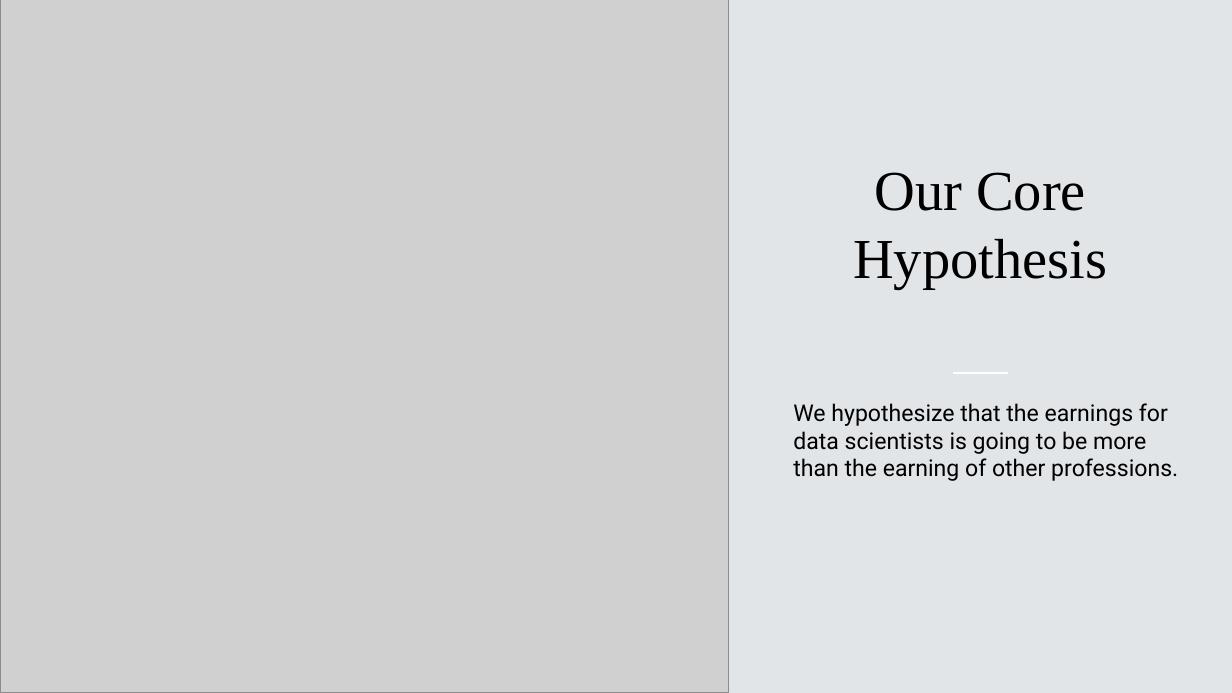
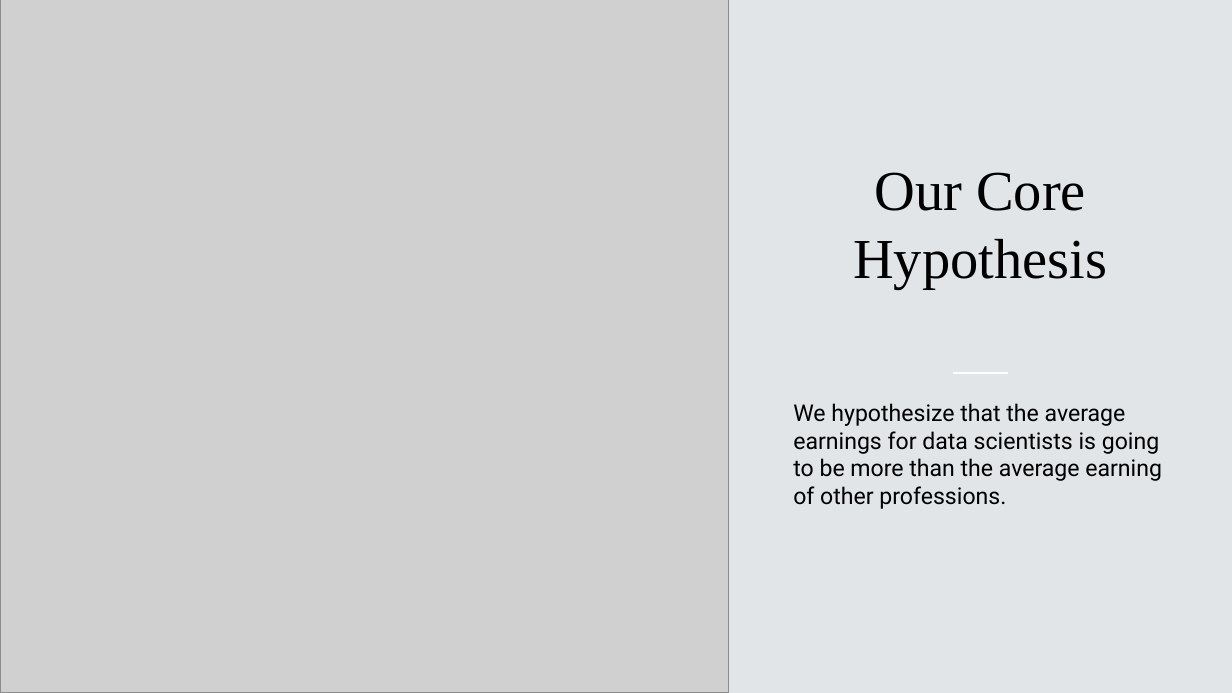
Before and after one commit to RBarbosa92/project-one, a slide deck: slide 4 of Flying Ninjas FINAL (1).pptx. Drawn at 1232x693 pixels with LibreOffice and Linux fonts; fonts in the diff are those of the drawing; grey boxes stand for pictures. Boxes give left, top, right and bottom in pixels: in the first picture for what was removed or moved away, otherwise in the second. Text is boxed around its words. In the diff, an @@ line names an element or a change of style, - is before the commit and + after.

Commit message:
updated file

```diff
--- a/Flying Ninjas FINAL (1).pptx
+++ b/Flying Ninjas FINAL (1).pptx
@@ text at (x1=793, y1=403, x2=1162, y2=509): text changed @@
-We hypothesize that the earnings for data scientists is going to be more than the earning of other professions.
+We hypothesize that the average earnings for data scientists is going to be more than the average earning of other professions.
```
Also in this commit, not shown: 1 other slide changed, 1 slide added.
